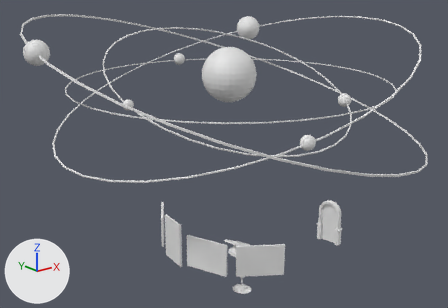
The glTF model public/assets/models/room/solar_items.glb: old version first, new version second.
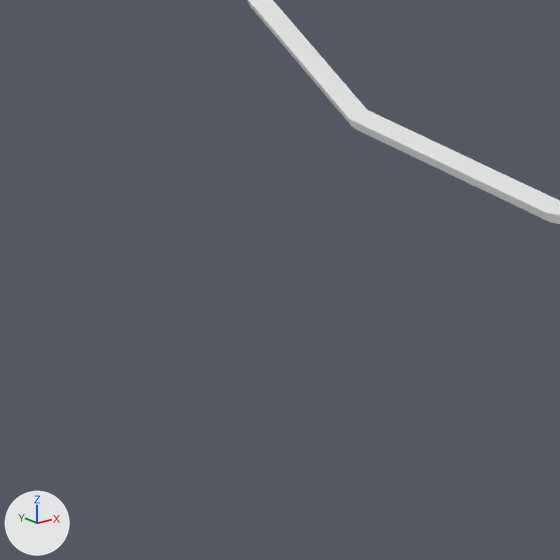
The first picture shows the older version from a 50 mm lens placed at (-37.7, -52.1, 39.4), pointed at (14.2, 12.8, 13.5). The close-ups show both versions on the part from 7% to 19% of the width and 51% to 68% of the height of that picture; other places that the commit changed are outside them. The lights are fixed; the arrows at lower left show +X, +Y and +Z. Where no turn or scale is listed for an object, it has been applied to the vertices.
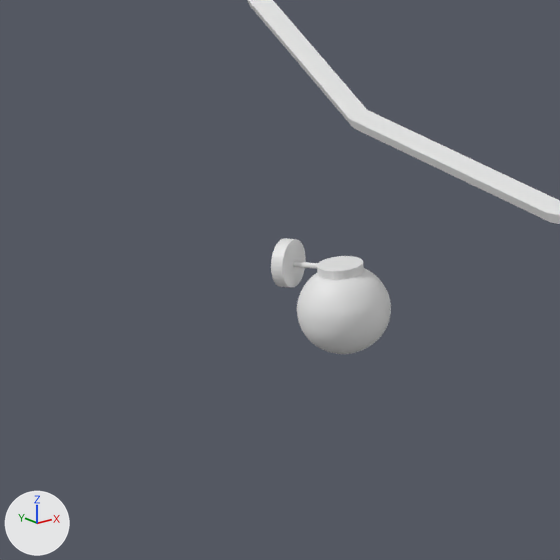
The change, as a diff of the scene's bpy script:
```diff
--- a/public/assets/models/room/solar_items.glb.py
+++ b/public/assets/models/room/solar_items.glb.py
@@ me_circle_001 @@
+me_circle_001.from_pydata(...)  # 1953 vertices, 3708 faces; spans x -0.094..0.094, y -0.119..0.105, z -0.077..0.159
@@ ob_sconce_02 @@
+ob_sconce_02 = bpy.data.objects.new('sconce_02', me_circle_001)
+ob_sconce_02.location = (-1.64, 31.97, 7.43)
+ob_sconce_02.rotation_euler = (0.00393, -0.000121, -2.473)  # degrees (0.2, 0, -142)
+ob_sconce_02.scale = (-6.81, -6.81, -6.81)
```

Changed parts and their boxes (x1, y1, x2, y2) in the close-ups (560 x 560 px):
'sconce_02', added: after (271, 238, 391, 354)
